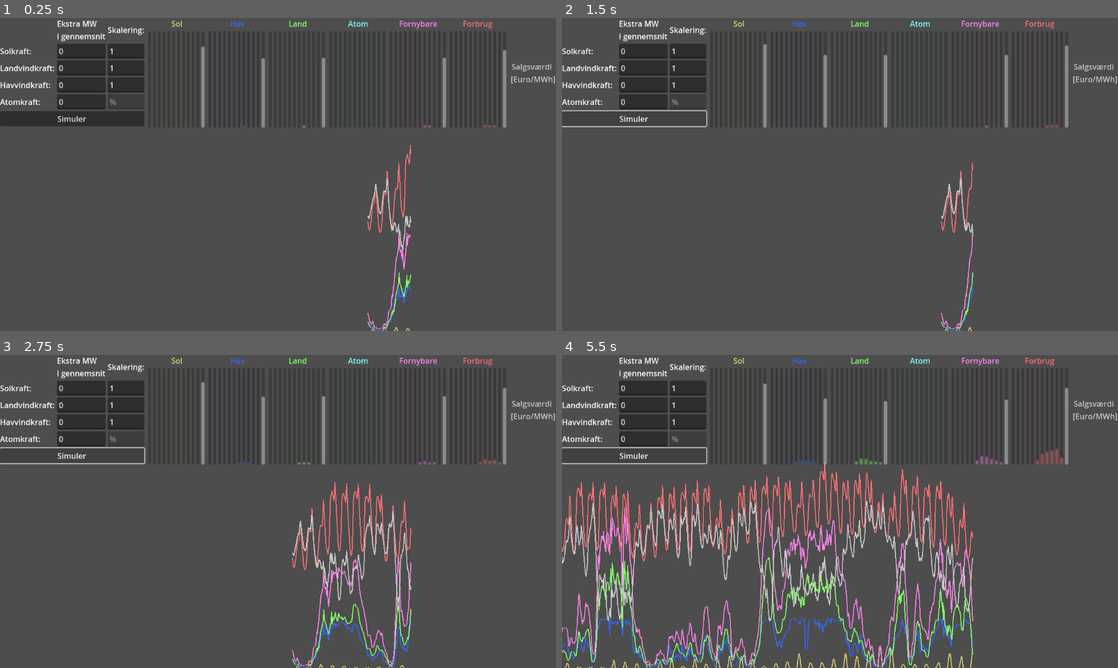
Above: before the commit, frames 1-4 (two rows, left to right).
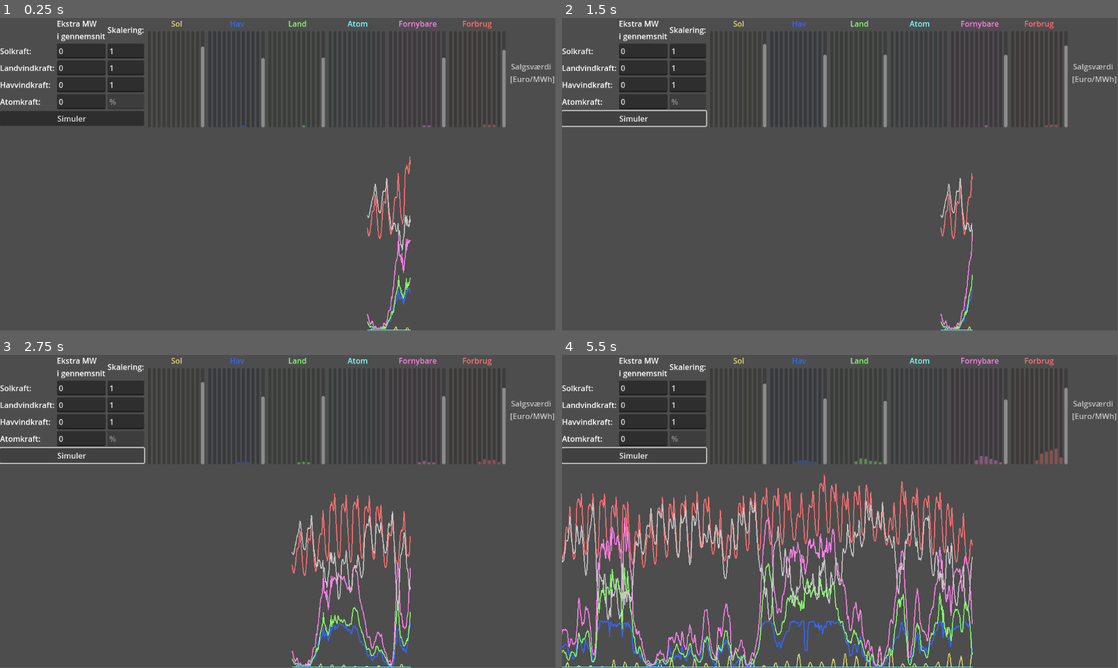
Above: after the commit, the same moments.

Repository: YaLilDuckBoi/energisimulergit
Game: Godot game, scene res://world.tscn
Two runs of this game, one before a commit and one after it. Both use one fixed random seed, a clock stepped at 60 frames per second and the inputs below.
Inputs:
- Up to frame 1 (0.25 s): no input
- Up to frame 2 (1.5 s): click "Simuler" at 0.5 s; click "Simuler" at 1.25 s
- Up to frame 3 (2.75 s): click "Simuler" at 2 s
- Up to frame 4 (5.5 s): no input
In our replay, the window is 800x450 before the commit and 799x449 after it. These sizes can differ from the game's own. Grey fills any space a smaller window leaves; there, only what the larger window draws over its background counts as a difference.

The runs differ from the first frame. In frame 1, 1.7% of the frame differs, in the area x 0-100%, y 0-100%; in frame 2, 1.6%; in frame 3, 4.0%; in frame 4, 12%.

Commit message:
Så kan kurverne ses igen.

Diff:
--- a/project.godot
+++ b/project.godot
@@ -18,7 +18,3 @@
 [autoload]
 
 Gs="*res://Gs.gd"
-
-[display]
-
-window/stretch/mode="viewport"
--- a/world.gd
+++ b/world.gd
@@ -1,6 +1,6 @@
 extends Node2D
 
-const skalerMW = -1.0/15.0
+const skalerMW = -1.0/16.0
 const skalerPris = -2.0
 
 
@@ -13,6 +13,15 @@
 var SimForbrug : PackedVector2Array
 var SimPris : PackedVector2Array
 
+var SkaleretSimSol : PackedVector2Array
+var SkaleretSimHav : PackedVector2Array
+var SkaleretSimLand : PackedVector2Array
+var SkaleretSimAtom : PackedVector2Array
+var SkaleretSimFornybar : PackedVector2Array
+var SkaleretSimForbrug : PackedVector2Array
+var SkaleretSimPris : PackedVector2Array
+
+
 var tmppris : float = 0
 var tmpbalance : float = 0
 var a : float =  0.0212
@@ -20,34 +29,42 @@
 
 # Called when the node enters the scene tree for the first time.
 func _ready():
-	$Sol.scale.y = skalerMW
-	$Hav.scale.y = skalerMW
-	$Land.scale.y = skalerMW
-	$Atom.scale.y = skalerMW
-	$Forbrug.scale.y = skalerMW
-	$Fornybare.scale.y = skalerMW
-	$Pris.scale.y = skalerPris
+	if 0:
+		$Sol.scale.y = skalerMW
+		$Hav.scale.y = skalerMW
+		$Land.scale.y = skalerMW
+		$Atom.scale.y = skalerMW
+		$Forbrug.scale.y = skalerMW
+		$Fornybare.scale.y = skalerMW
+		$Pris.scale.y = skalerPris
 
 # Called every frame. 'delta' is the elapsed time since the previous frame.
 func _process(delta):
 	for j in 6:
 		if n < Gs.NDat:
 			SimSol.append(Vector2(float(n), Gs.ProdSol[n]*Gs.FaktorSol))
-			$Sol.points = SimSol
+			SkaleretSimSol.append(Vector2(float(n), skalerMW*Gs.ProdSol[n]*Gs.FaktorSol))
+			$Sol.points = SkaleretSimSol
 			SimHav.append(Vector2(float(n), Gs.ProdHav[n]*Gs.FaktorHav))
-			$Hav.points = SimHav
+			SkaleretSimHav.append(Vector2(float(n), skalerMW*Gs.ProdHav[n]*Gs.FaktorHav))
+			$Hav.points = SkaleretSimHav
 			SimLand.append(Vector2(float(n), Gs.ProdLand[n]*Gs.FaktorLand))
-			$Land.points = SimLand
+			SkaleretSimLand.append(Vector2(float(n), skalerMW*Gs.ProdLand[n]*Gs.FaktorLand))
+			$Land.points = SkaleretSimLand
 			SimAtom.append(Vector2(float(n), Gs.EkstraAtomMW))
-			$Atom.points = SimAtom
+			SkaleretSimAtom.append(Vector2(float(n), skalerMW*Gs.EkstraAtomMW))
+			$Atom.points = SkaleretSimAtom
 			SimForbrug.append(Vector2(float(n), Gs.Forbrug[n]))
-			$Forbrug.points = SimForbrug
+			SkaleretSimForbrug.append(Vector2(float(n), skalerMW*Gs.Forbrug[n]))
+			$Forbrug.points = SkaleretSimForbrug
 			SimFornybar.append(Vector2(float(n), (Gs.EkstraAtomMW + Gs.ProdSol[n]*Gs.FaktorSol + Gs.ProdHav[n]*Gs.FaktorHav + Gs.ProdLand[n]*Gs.FaktorLand)))
-			$Fornybare.points = SimFornybar
+			SkaleretSimFornybar.append(Vector2(float(n), skalerMW*(Gs.EkstraAtomMW + Gs.ProdSol[n]*Gs.FaktorSol + Gs.ProdHav[n]*Gs.FaktorHav + Gs.ProdLand[n]*Gs.FaktorLand)))
+			$Fornybare.points = SkaleretSimFornybar
 			tmpbalance = Gs.Forbrug[n] - (Gs.EkstraAtomMW + Gs.ProdSol[n]*Gs.FaktorSol + Gs.ProdHav[n]*Gs.FaktorHav + Gs.ProdLand[n]*Gs.FaktorLand)
 			tmppris = a * tmpbalance + b
 			SimPris.append(Vector2(float(n), tmppris))
-			$Pris.points = SimPris
+			SkaleretSimPris.append(Vector2(float(n), skalerPris  * tmppris))
+			$Pris.points = SkaleretSimPris
 
 			n += 1
 	$Camera2D.position.x = min(float(Gs.ProdSol.size()),float(n)+300.0)
@@ -66,6 +83,15 @@
 	SimForbrug.clear()
 	SimFornybar.clear()
 	SimPris.clear()
+
+	SkaleretSimSol.clear()
+	SkaleretSimHav.clear()
+	SkaleretSimLand.clear()
+	SkaleretSimAtom.clear()
+	SkaleretSimForbrug.clear()
+	SkaleretSimFornybar.clear()
+	SkaleretSimPris.clear()
+
 	$Sol.points = SimSol
 	$Land.points = SimSol
 	$Hav.points = SimSol
--- a/world.tscn
+++ b/world.tscn
@@ -954,31 +954,44 @@
 [node name="Sol" type="Line2D" parent="."]
 width = 2.0
 default_color = Color(0.854902, 0.823529, 0.431373, 1)
+end_cap_mode = 2
+round_precision = 20
 
 [node name="Hav" type="Line2D" parent="."]
 width = 2.0
 default_color = Color(0.211765, 0.403922, 1, 1)
+end_cap_mode = 2
+round_precision = 20
 
 [node name="Land" type="Line2D" parent="."]
 width = 2.0
 default_color = Color(0.517647, 1, 0.419608, 1)
+end_cap_mode = 2
+round_precision = 20
 
 [node name="Atom" type="Line2D" parent="."]
 width = 2.0
 default_color = Color(0.470588, 1, 1, 1)
+end_cap_mode = 2
+round_precision = 20
 
 [node name="Forbrug" type="Line2D" parent="."]
 width = 2.0
 default_color = Color(1, 0.439216, 0.45098, 1)
+end_cap_mode = 2
+round_precision = 20
 
 [node name="Fornybare" type="Line2D" parent="."]
 width = 2.0
 default_color = Color(1, 0.505882, 0.92549, 1)
+end_cap_mode = 2
+round_precision = 20
 
 [node name="Pris" type="Line2D" parent="."]
-points = PackedVector2Array(2137, -1576)
 width = 2.0
 default_color = Color(0.780392, 0.780392, 0.780392, 1)
+end_cap_mode = 2
+round_precision = 20
 
 [node name="Camera2D" type="Camera2D" parent="."]
 offset = Vector2(-576, -324)
